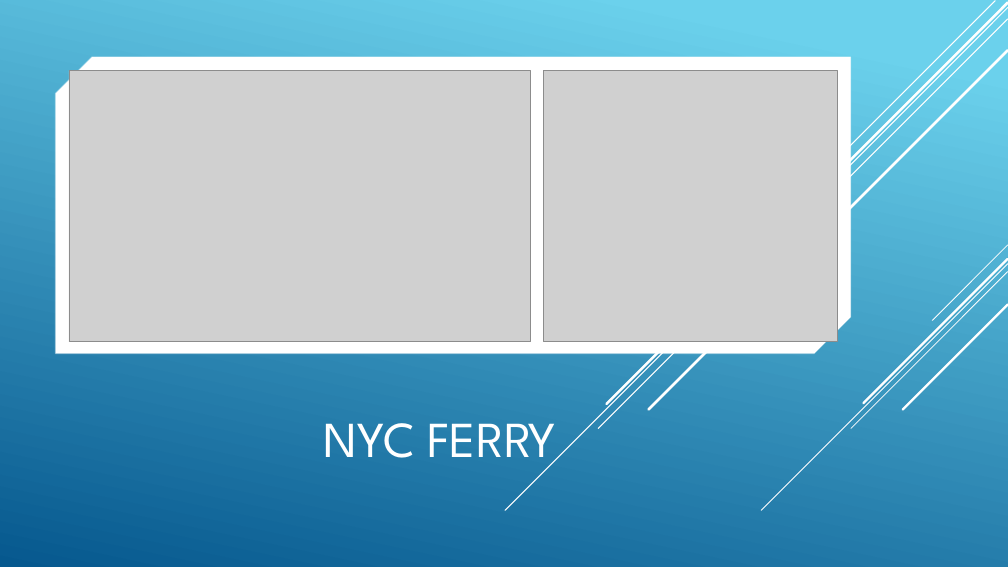
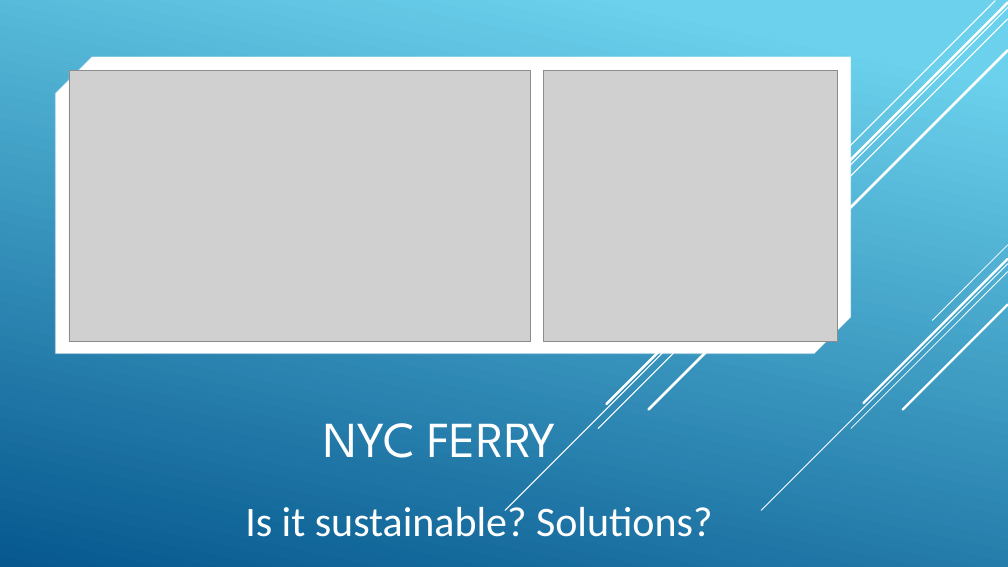
Before and after one commit to jaeko11/jae-ShinyR-Project, a slide deck: slide 1 of NYC Ferry Shiny Project.pptx. Drawn at 1008x567 pixels with LibreOffice and Linux fonts; fonts in the diff are those of the drawing; grey boxes stand for pictures. Boxes give left, top, right and bottom in pixels: in the first picture for what was removed or moved away, otherwise in the second. Text is boxed around its words. In the diff, an @@ line names an element or a change of style, - is before the commit and + after.

```diff
--- a/NYC Ferry Shiny Project.pptx
+++ b/NYC Ferry Shiny Project.pptx
@@ subtitle added at [245,502,712,537], 40 pt, text #FFFFFF @@
+Is it sustainable? Solutions?
```
Also in this commit, not shown: 1 slide added.
